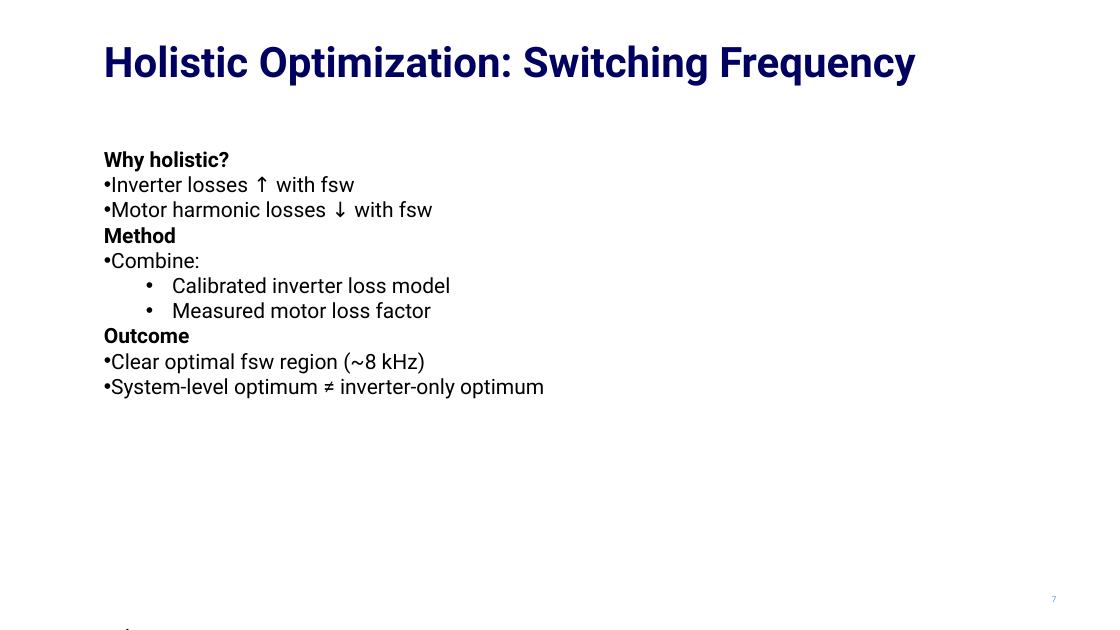
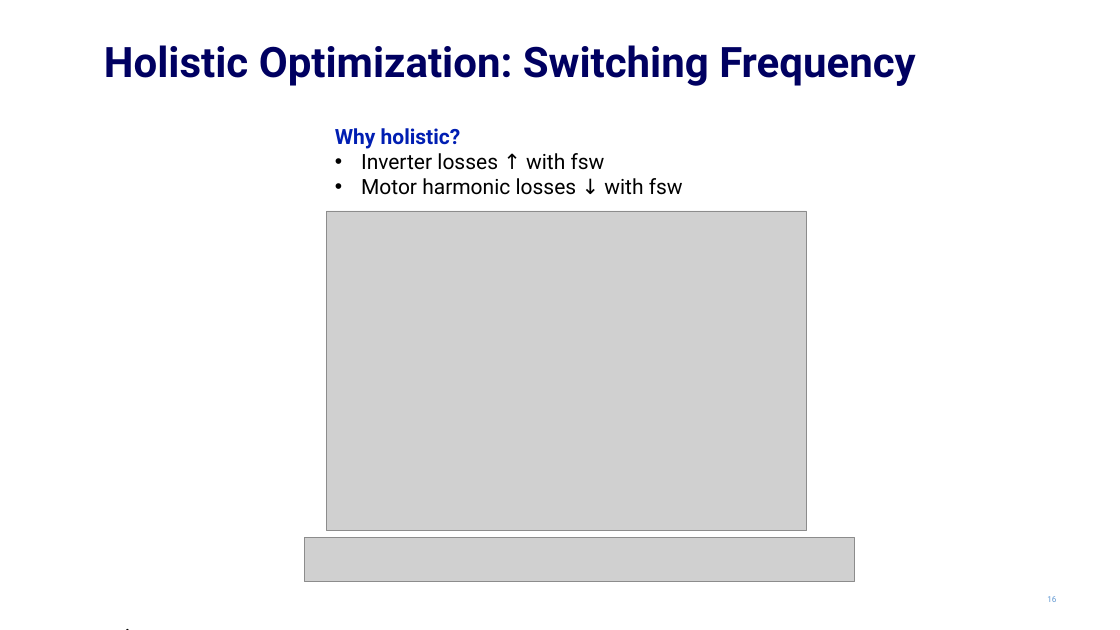
Before and after one commit to EnesAyaz/KTH, a slide deck: slide 16 of PresentationOfMeetings/50PercentSeminar/50PercentEnes.pptx (slide 7 before the commit). Drawn at 1120x630 pixels with LibreOffice and Linux fonts; fonts in the diff are those of the drawing; grey boxes stand for pictures; background and template pictures are left out. Boxes give left, top, right and bottom in pixels: in the first picture for what was removed or moved away, otherwise in the second. Text is boxed around its words. In the diff, an @@ line names an element or a change of style, - is before the commit and + after.

```diff
--- a/PresentationOfMeetings/50PercentSeminar/50PercentEnes.pptx
+++ b/PresentationOfMeetings/50PercentSeminar/50PercentEnes.pptx
@@ text "Why holistic?": place and size @@
-text "Why holistic?" at <box>104,151,544,399</box>
+text "Why holistic?" at <box>335,128,683,195</box>
@@ text "Why holistic?" at <box>335,128,683,195</box>: text colour #000000 to #001EB2 in "Why holistic?"; indent changed @@
@@ text at <box>104,227,544,399</box>: paragraphs removed @@
-Method
-• Combine:
-  • Calibrated inverter loss model
-  • Measured motor loss factor
-Outcome
-• Clear optimal fsw region (~8 kHz)
-• System-level optimum ≠ inverter-only optimum
@@ picture added at <box>327,211,807,531</box> @@
@@ picture added at <box>304,538,855,581</box> @@
@@ page number at <box>1047,596,1056,602</box>: text changed @@
-7
+16
```
Also in this commit, not shown: 9 other slides changed, 10 slides added, 16 slides removed, 20 other files.
